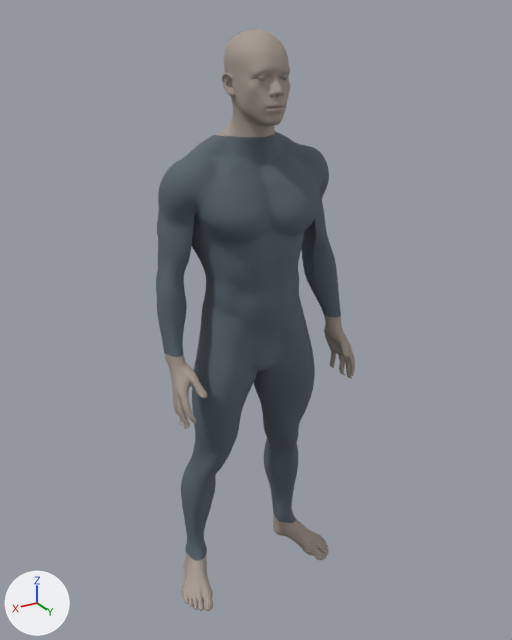
The glTF model public/models/suit.glb as it was, and as the next commit left it.
One viewpoint serves both versions: a 50 mm lens placed at (1.129, 1.934, 0.987), pointed at (-0.021, 0.016, 0.029). Arrows for +X, +Y and +Z are at lower left; the lights stay in place. The older version comes first. Vertices at exactly the same position are counted once.

Names of what the first picture shows: 'Explorer anatomy', 'Explorer undersuit' and 1 more.
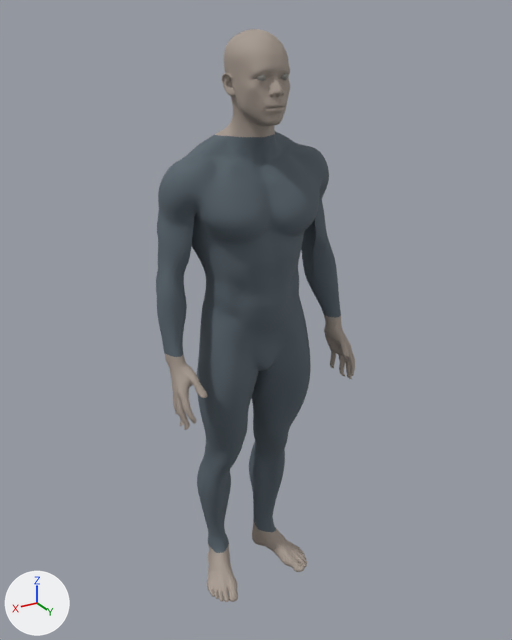
Where the change shows, as pixel boxes [x1, y1, x2, y2] in the pictures (512 x 640 px; the box of a moved part takes in the faces that stretch with it):
'Explorer undersuit', reshaped: before [156, 131, 341, 561]; after [156, 131, 341, 553]
'Explorer anatomy', reshaped: before [164, 29, 355, 611]; after [164, 29, 355, 602]
part 1 of me_female_v006lowresuv_004, moved or reshaped: before [273, 512, 329, 560]; after [252, 520, 307, 572]
part 2 of me_female_v006lowresuv_004, moved or reshaped: before [181, 550, 213, 611]; after [207, 544, 238, 602]
part 3 of me_female_v006lowresuv_003, moved or reshaped: before [181, 324, 315, 561]; after [197, 327, 311, 553]

Diff of the bpy script that builds the scene:
```diff
--- a/public/models/suit.glb.py
+++ b/public/models/suit.glb.py
@@ me_female_v006lowresuv_004 @@
 # used by ob_explorer_anatomy; location = (0.0, 0.0, 0.0)
-me_female_v006lowresuv_004.from_pydata(...)  # 6085 vertices, 12000 faces; spans x -0.34..0.34, y -0.12..0.21, z -1.03..0.95
+me_female_v006lowresuv_004.from_pydata(...)  # 6085 vertices, 12000 faces; spans x -0.34..0.34, y -0.12..0.21, z -1.04..0.95
+# me_female_v006lowresuv_004 part 1: the loose piece of 945 vertices spanning x -0.32..-0.17, y -0.12..0.16, z -1.03..-0.92 is scaled about its middle by (0.969, 1, 1.06), then moved by (0.1, 0.0, -0.01)
+# me_female_v006lowresuv_004 part 2: the loose piece of 933 vertices spanning x 0.17..0.32, y -0.12..0.16, z -1.03..-0.92 is scaled about its middle by (0.97, 1, 1.06), then moved by (-0.1, 0.0, -0.01)
 me_female_v006lowresuv_004.materials.append(mat_skin)
@@ me_female_v006lowresuv_003 @@
 # used by ob_explorer_undersuit; location = (0.0, 0.0, 0.0)
-me_female_v006lowresuv_003.from_pydata(...)  # 14146 vertices, 28000 faces; spans x -0.34..0.34, y -0.13..0.17, z -0.92..0.65
+me_female_v006lowresuv_003.from_pydata(...)  # 14146 vertices, 28000 faces; spans x -0.34..0.34, y -0.13..0.17, z -0.93..0.65
+# me_female_v006lowresuv_003 part 3: 5046 of 14146 vertices moved; they spanned x -0.25..0.25, y -0.13..0.14, z -0.92..-0.02 and now span x -0.21..0.21, y -0.13..0.14, z -0.93..-0.03; mean shift (0.0, 0.0, 0.0); largest move (0.24, -0.07, -0.92) -> (0.14, -0.07, -0.93)
 me_female_v006lowresuv_003.materials.append(mat_textile)
```
